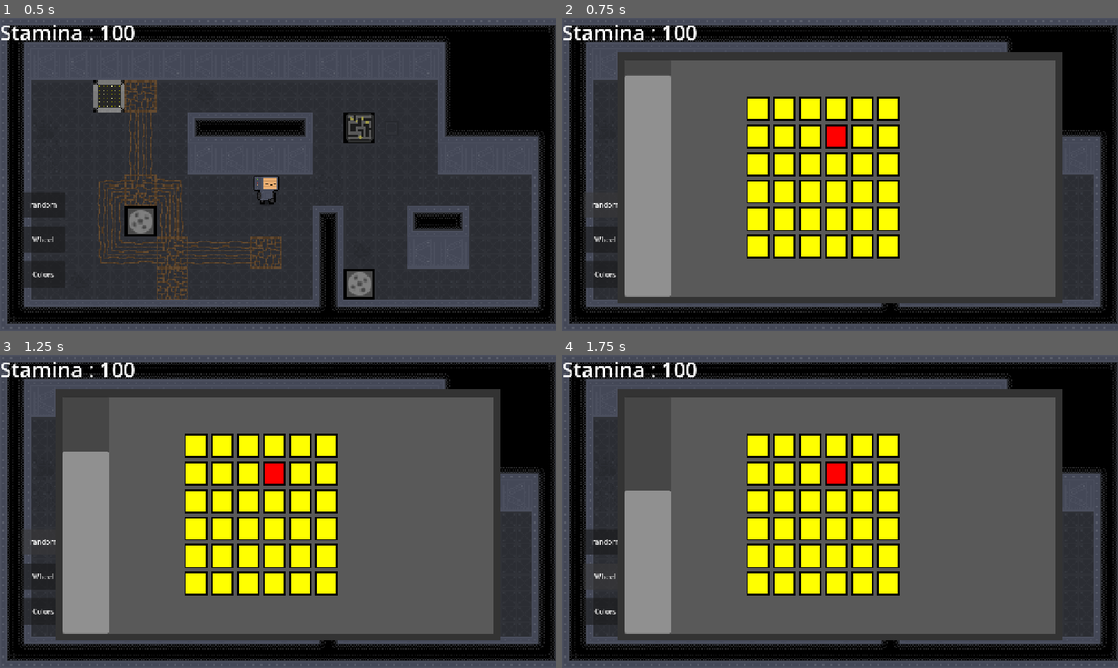
Above: before the commit, frames 1-4 (two rows, left to right).
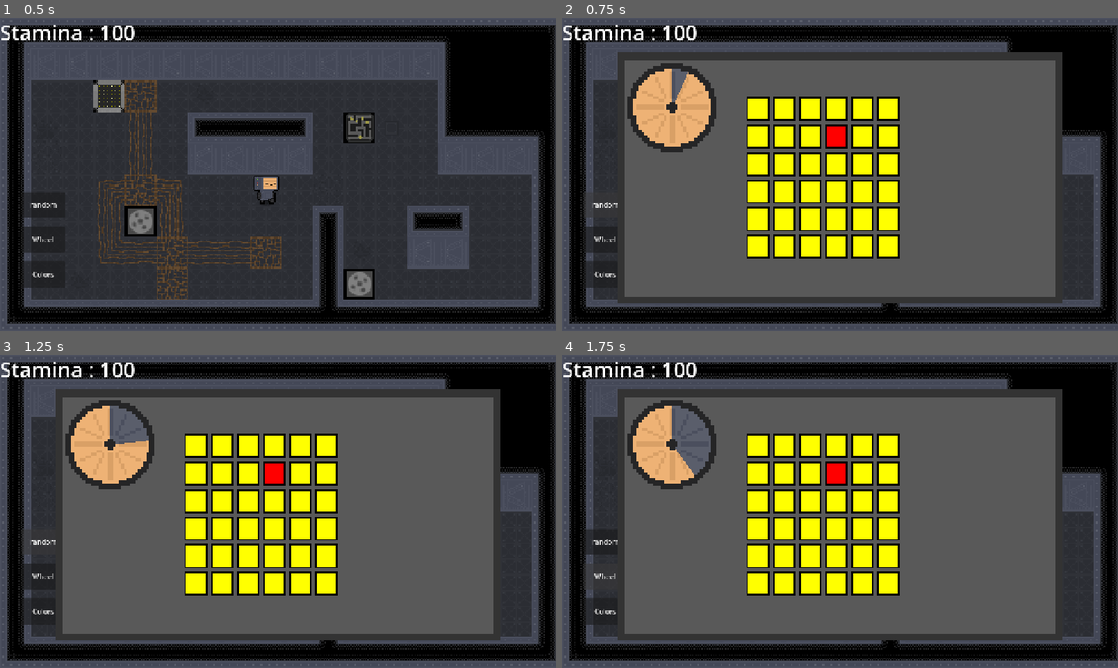
Above: after the commit, the same moments.

Repository: DuneRanger/MSI-GameJam
Game: Godot game, scene res://scenes/game/game.tscn
Two runs of this game, one before a commit and one after it. Both use one fixed random seed, a clock stepped at 60 frames per second and the inputs below.
Inputs:
- Up to frame 1 (0.5 s): no input
- Up to frame 2 (0.75 s): click "random" at 0.5 s
- Up to frame 3 (1.25 s): no input
- Up to frame 4 (1.75 s): click "Wheel" at 1.25 s

Frame 1 is identical in both runs. In frame 2, 7.7% of the frame differs, in the area x 11-28%, y 14-90%; in frame 3, 7.2%; in frame 4, 6.4%.

Commit message:
add fancier clock to minigame timer

Diff:
--- a/scenes/game/machines/minigames/minigame.tscn
+++ b/scenes/game/machines/minigames/minigame.tscn
@@ -1,4 +1,7 @@
 [gd_scene format=3 uid="uid://b0xkp06e6vrlk"]
+
+[ext_resource type="Texture2D" uid="uid://l50xootn3mfo" path="res://assets/game/minigames/clock_empty.png" id="1_g7a4n"]
+[ext_resource type="Texture2D" uid="uid://b2bsdm0w5pqnd" path="res://assets/game/minigames/clock_full.png" id="2_i7u5t"]
 
 [node name="Minigame" type="Control" unique_id=1172947997]
 layout_mode = 3
@@ -34,19 +37,19 @@
 wait_time = 3.0
 one_shot = true
 
-[node name="ProgressBar" type="ProgressBar" parent="." unique_id=1709221549]
-layout_mode = 1
-anchors_preset = -1
-anchor_right = 0.12
-anchor_bottom = 1.0
-offset_left = 20.0
-offset_top = 20.0
-offset_bottom = -20.0
-grow_vertical = 2
-value = 30.0
-fill_mode = 3
-show_percentage = false
-
 [node name="AudioStreamPlayer" type="AudioStreamPlayer" parent="." unique_id=531980497]
 volume_db = -10.0
 bus = &"SFX"
+
+[node name="TextureProgressBar" type="TextureProgressBar" parent="." unique_id=704876294]
+layout_mode = 1
+anchors_preset = -1
+offset_left = 30.0
+offset_top = 30.0
+offset_right = 286.0
+offset_bottom = 286.0
+step = 0.01
+fill_mode = 5
+nine_patch_stretch = true
+texture_under = ExtResource("1_g7a4n")
+texture_progress = ExtResource("2_i7u5t")
--- a/scripts/game/machines/minigames/minigame.gd
+++ b/scripts/game/machines/minigames/minigame.gd
@@ -9,8 +9,8 @@
 @abstract func start_minigame() -> void
 
 func _process(_delta: float) -> void:
-	$ProgressBar.value = $Timer.time_left
-	$ProgressBar.max_value = $Timer.wait_time
+	$TextureProgressBar.value = $Timer.time_left
+	$TextureProgressBar.max_value = $Timer.wait_time
 
 func play_failure_sound() -> void:
 	$AudioStreamPlayer.stream = failure_sound
Binary file added: assets/game/minigames/clock_empty.png
Not shown, added: assets/game/minigames/clock_empty.png.import
Binary file added: assets/game/minigames/clock_full.png
Not shown, added: assets/game/minigames/clock_full.png.import
